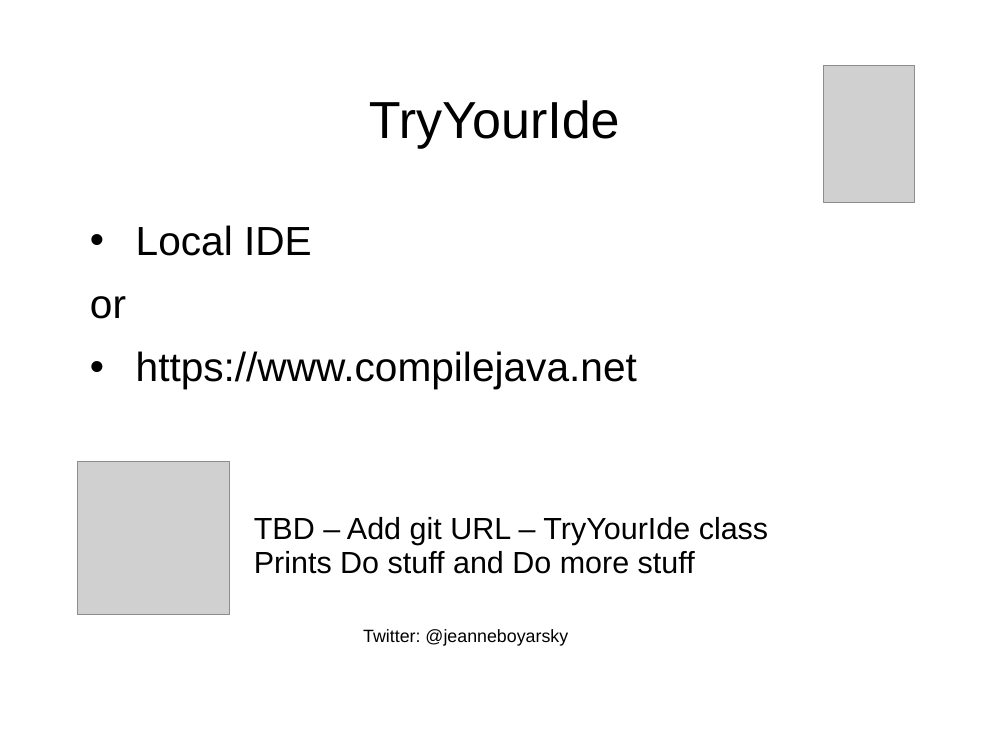
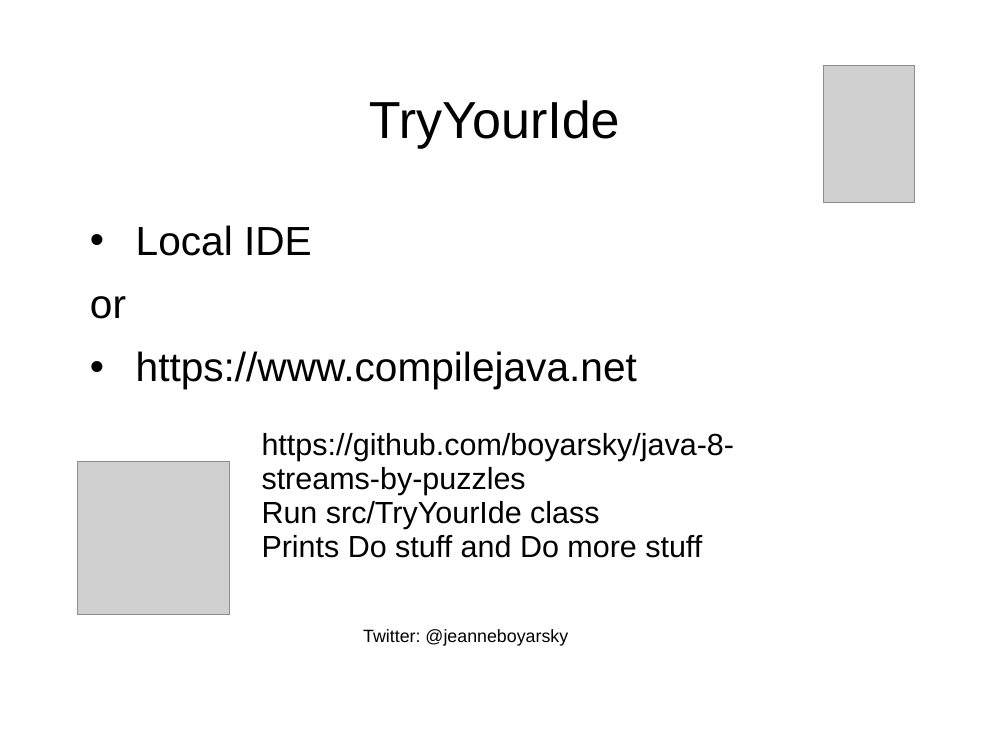
Before and after one commit to boyarsky/java-8-streams-by-puzzles, a slide deck: slide 5 of docs/Slides.ppt. Drawn at 1008x756 pixels with LibreOffice and Linux fonts; fonts in the diff are those of the drawing; grey boxes stand for pictures; background and template pictures are left out. Boxes give left, top, right and bottom in pixels: in the first picture for what was removed or moved away, otherwise in the second. Text is boxed around its words. In the diff, an @@ line names an element or a change of style, - is before the commit and + after.

Commit message:
add link to github

```diff
--- a/docs/Slides.ppt
+++ b/docs/Slides.ppt
@@ text "https://github.com/boyarsky/java-8-streams-by-puzzles": place and size @@
-text "https://github.com/boyarsky/java-8-streams-by-puzzles" at [254, 517, 768, 574]
+text "https://github.com/boyarsky/java-8-streams-by-puzzles" at [262, 433, 735, 558]
@@ text at [262, 433, 735, 529]: text changed @@
-TBD – Add git URL – TryYourIde class
+https://github.com/boyarsky/java-8-streams-by-puzzles
+Run src/TryYourIde class
```
